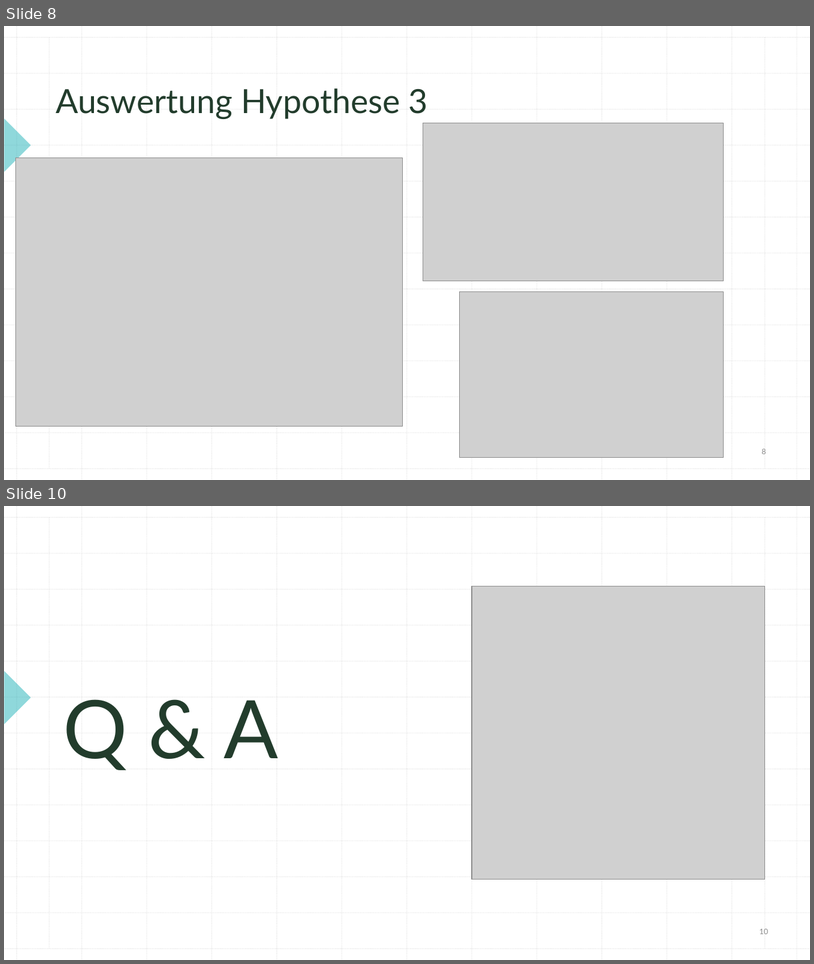
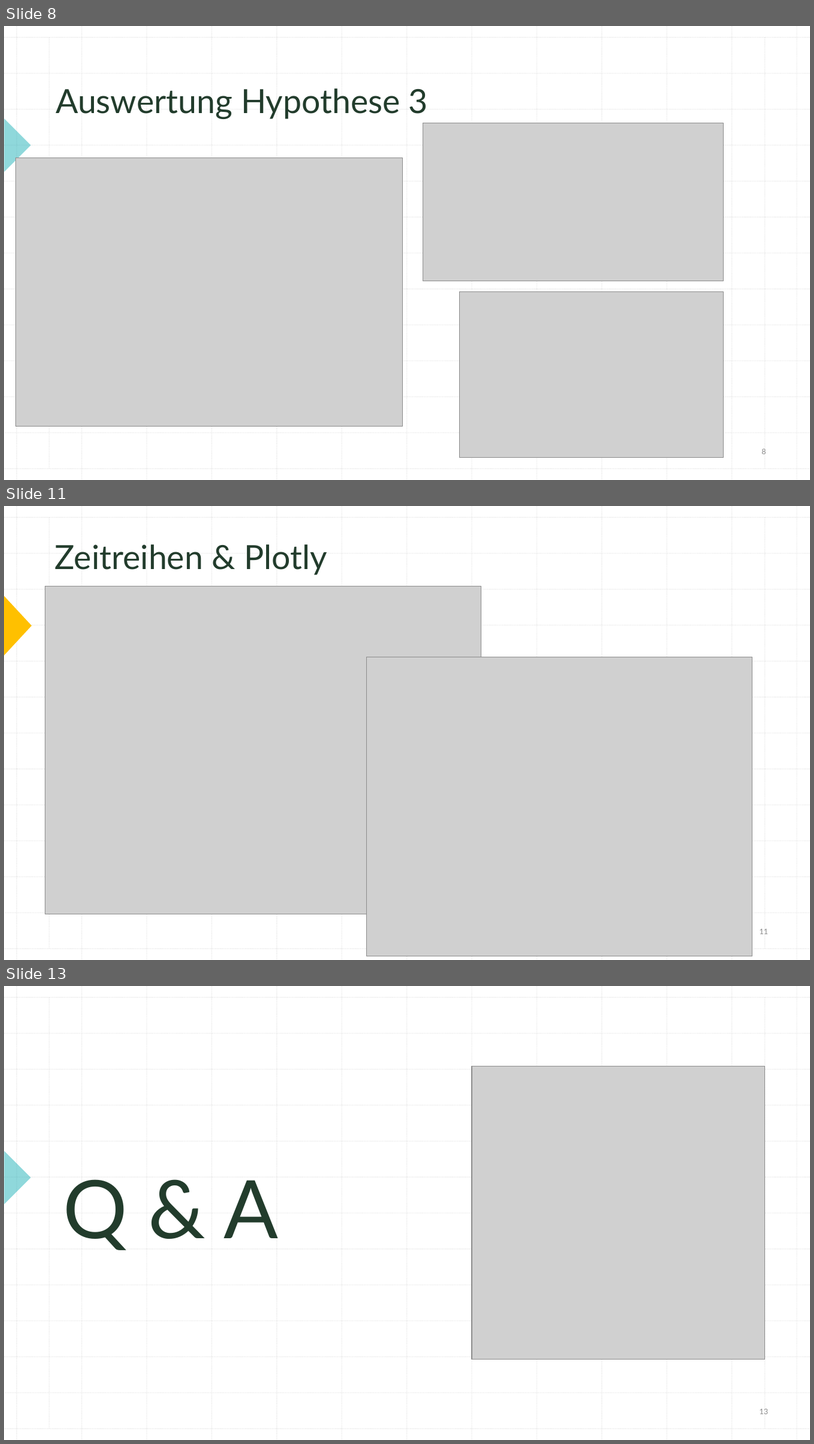
Before and after one commit to 7ben18/Programmieren_in_R, a slide deck: Gruppenarbeit_Praesi/prr_gruppenarbeit.pptx. Shown one above the other, each under a label of ours: slides 8 and 10 before the commit, slides 8, 11 and 13 after it; the slides between them are not shown. The pictures are 814x964 and 814x1444 pixels, drawn with LibreOffice and Linux fonts; fonts in the diff are those of the drawing; grey boxes stand for pictures. Boxes give left, top, right and bottom in pixels: in the first picture for what was removed or moved away, otherwise in the second. Text is boxed around its words. In the diff, an @@ line names an element or a change of style, - is before the commit and + after.

```diff
--- a/Gruppenarbeit_Praesi/prr_gruppenarbeit.pptx
+++ b/Gruppenarbeit_Praesi/prr_gruppenarbeit.pptx
@@ slide 11 added at box(4, 506, 810, 960), background #FFFFFF; not listed: 29 template elements that a slide beside it also shows @@
@@ text added at box(55, 544, 327, 575), 39.6 pt, text #223C2C @@
+Zeitreihen & Plotly
@@ picture added at box(45, 586, 481, 915) @@
@@ triangle added at box(4, 597, 31, 655), fill #FFC000, outline #FFC000 1 pt @@
@@ picture added at box(367, 657, 752, 956) @@
@@ page number added at box(760, 928, 769, 934), 9 pt, text #8C8C8C @@
+11
@@ what was slide 10 is now slide 13 @@
@@ page number at box(760, 1408, 769, 1414): text changed @@
-10
+13
```
Also in this commit, not shown: 1 slide changed, 2 other slides added.
